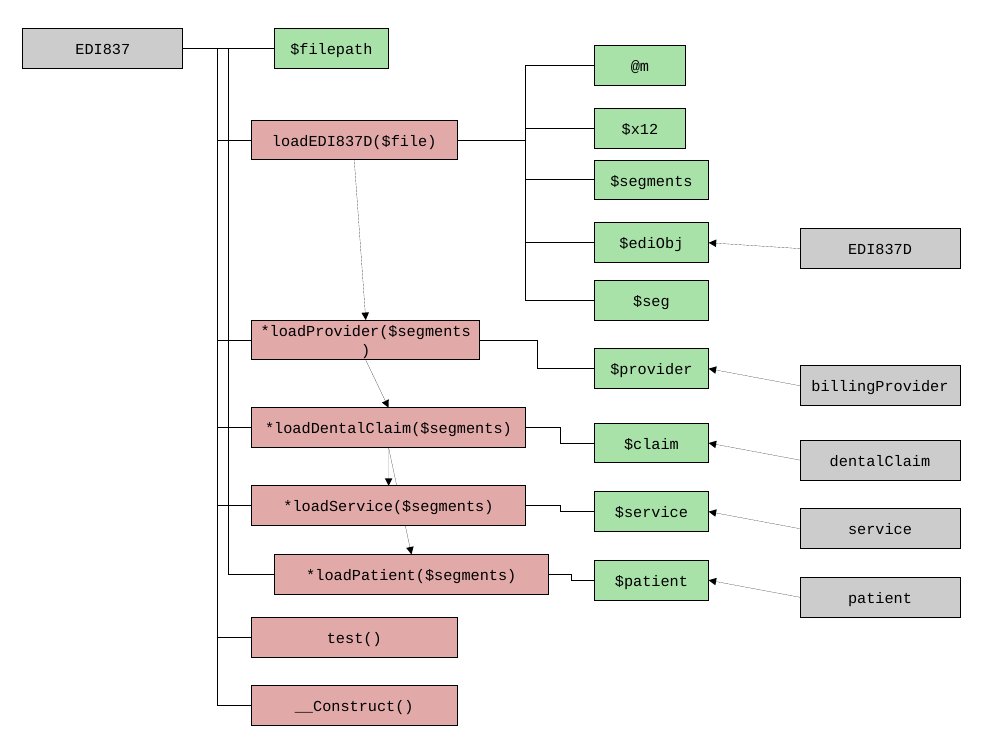
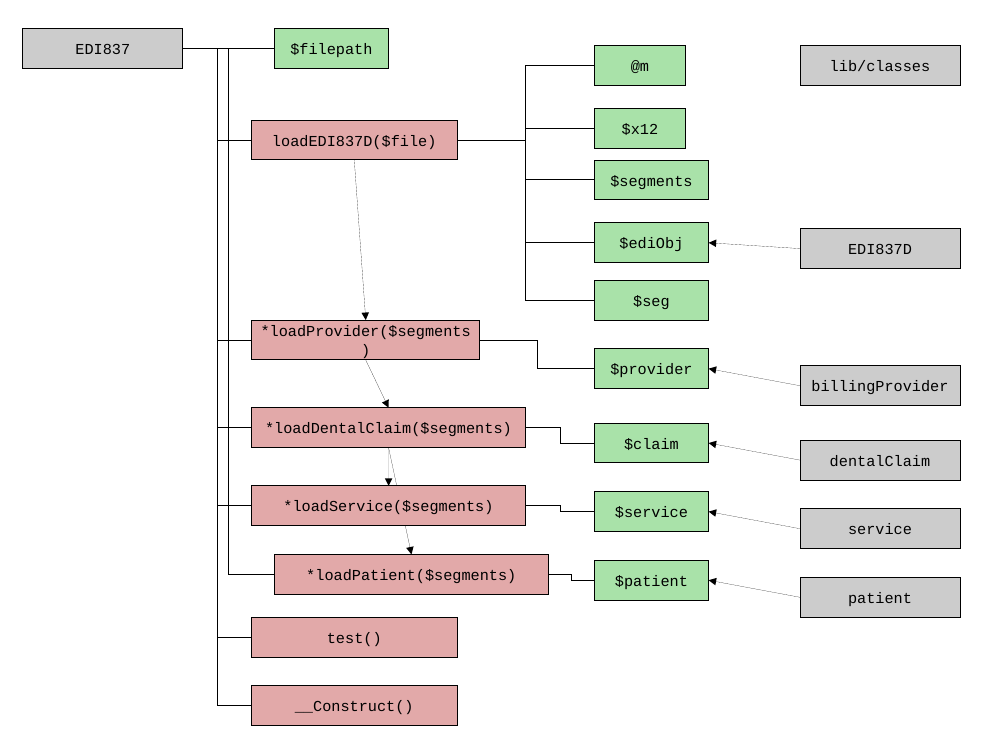
Before and after one commit to JamesLeB/Stout, a slide deck: slide 5 of Documents/junior.odp. Drawn at 1008x756 pixels with LibreOffice and Linux fonts; fonts in the diff are those of the drawing. Boxes give left, top, right and bottom in pixels: in the first picture for what was removed or moved away, otherwise in the second. Text is boxed around its words. In the diff, an @@ line names an element or a change of style, - is before the commit and + after.

```diff
--- a/Documents/junior.odp
+++ b/Documents/junior.odp
@@ rectangle added at [800,46,960,86], fill #CCCCCC, outline #000000 0 pt, 12 pt, text #000000 @@
+lib/classes
```
Also in this commit, not shown: 2 other slides changed.
